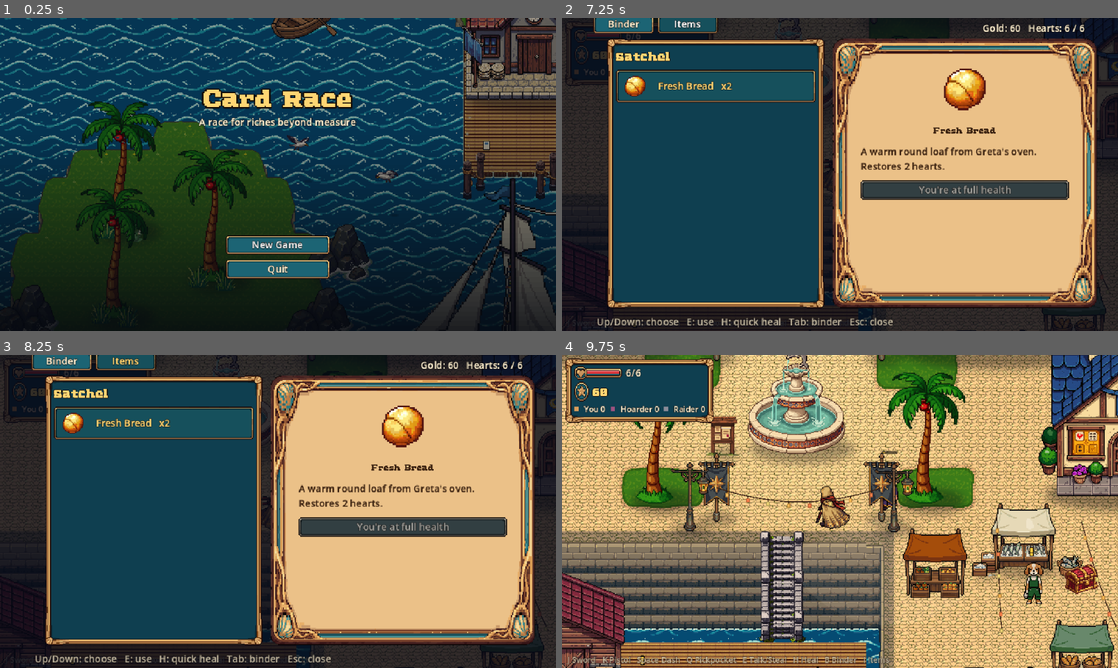
Above: before the commit, frames 1-4 (two rows, left to right).
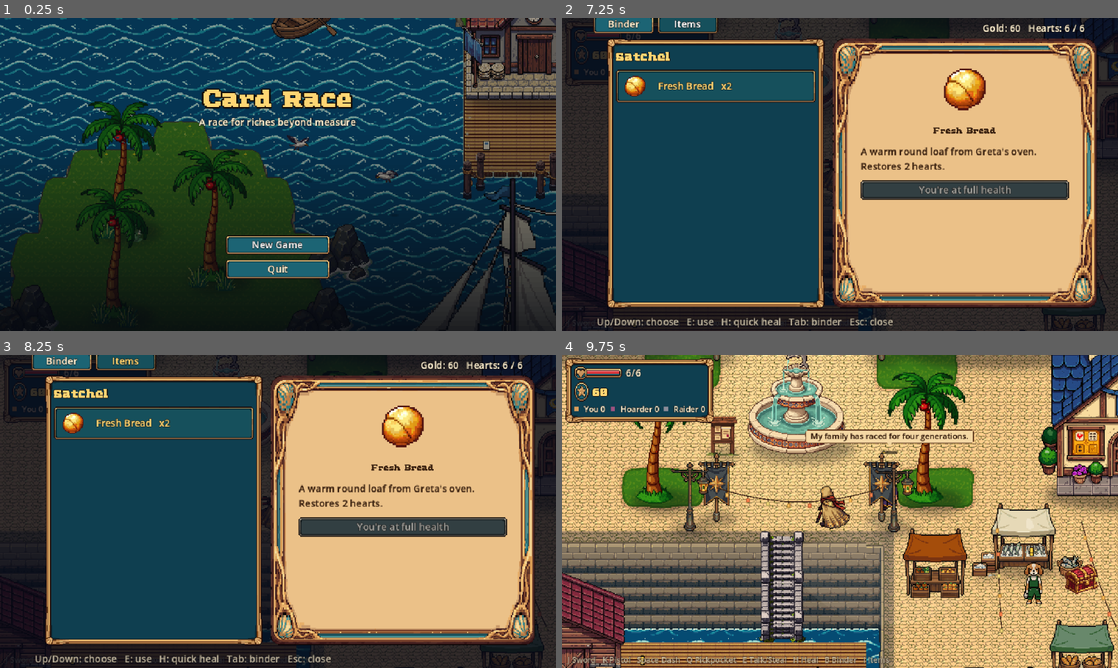
Above: after the commit, the same moments.

Repository: jnron5/greed-island
Game: Godot game, scene res://scenes/ui/title_screen.tscn
The game is run twice, just before and just after one commit, with the same random seed, the same clock (stepped at 60 frames per second) and the same inputs.
Inputs (mouse positions are in pixels of both pictures, inside the frame that each line leads up to):
- Up to frame 1 (0.25 s): no input
- Up to frame 2 (7.25 s): click "New Game" at 0.5 s; click "Rival" at 1.25 s; click "Rival" at 2 s; click "Begin the race" at 2.75 s; tap Enter (ui_accept) at 3.5, 3.77, 3.8, 4.07, 4.35, 4.52, 4.82, 5.3 s; move the mouse to (962, 158) at 3.52 s; hold D (move_right) 3.53-4.28 s; hold E (interact) 3.53-4.28 s; click (962, 158) at 3.67 s; move the mouse to (728, 190) at 4.27 s; hold S (move_down) 4.28-5.03 s; tap E (interact) at 4.55 s; move the mouse to (895, 105) at 5.02 s; hold D (move_right) 5.03-5.75 s; hold Tab (binder) 5.03-5.75 s; click "Binder" at 5.75 s; click "Items" at 6.5 s
- Up to frame 3 (8.25 s): click "Fresh Bread x2" at 7.25 s; tap Enter (ui_accept) at 8 s; move the mouse to (250, 574) at 8.02 s; hold W (move_up) from 8.03 s (still down); tap Space (dash) at 8.1 s; click (250, 574) at 8.17 s
- Up to frame 4 (9.75 s): tap Enter (ui_accept) at 8.27, 8.57, 8.75, 9.02, 9.05, 9.32, 9.5 s; tap E (interact) at 8.3 s; move the mouse to (1006, 558) at 8.77 s; release W (move_up) at 8.78 s; hold E (interact) 8.78-9.53 s; hold A (move_left) from 8.78 s (still down); move the mouse to (673, 464) at 9.52 s; tap I (items) at 9.6 s

Frames 1-3 are identical in both runs. In frame 4, 1.0% of the frame differs, in the area x 43-75%, y 23-29%.

Commit message:
Rivals talk: a word when they first run into you, when they rob you or you rob them, when they open a chest
Short lines in a speech bubble (RivalLines), each voice from its backstory: the
Raider curt and hard, the Hoarder prim and indignant, the Runner always leaving.

Co-Authored-By: Claude Opus 5.5 <noreply@anthropic.com>

Diff:
--- a/scripts/characters/rival.gd
+++ b/scripts/characters/rival.gd
@@ -70,6 +70,10 @@
 var _path_goal := Vector2.INF
 var _path_age := 0.0
 const LEAVE_TIMEOUT := 25.0
+## A line said out loud (RivalLines), shown in a bubble for a moment.
+var _speech := ""
+var _speech_time := 0.0
+var _greeted := false
 ## Draws the sight cone on the ground layer, under every character.
 var _cone := Node2D.new()
 
@@ -102,6 +106,36 @@
 	attack_hitbox.source_id = collector_id
 	attack_hitbox.damage = attack_damage
 	attack_shape.disabled = true
+	EventBus.card_stolen.connect(_on_card_stolen_line)
+
+
+## Says a line out loud for a couple of seconds (a speech bubble over the hood).
+func say(moment: StringName) -> void:
+	var line := RivalLines.pick(collector_id, moment)
+	if line != "":
+		_speech = line
+		_speech_time = RivalLines.SHOW_SECONDS
+		queue_redraw()
+
+
+func _on_card_stolen_line(thief: StringName, victim: StringName, _card: StringName, _method: StringName) -> void:
+	if thief == collector_id and victim == GameState.PLAYER:
+		say(&"stole")
+	elif victim == collector_id and thief == GameState.PLAYER:
+		say(&"robbed")
+
+
+## The first time the player comes near in this zone, a word.
+func _greet_check(delta: float) -> void:
+	if _speech_time > 0.0:
+		_speech_time -= delta
+		queue_redraw()
+	if _greeted:
+		return
+	var player := get_tree().get_first_node_in_group(&"player") as Node2D
+	if player and player.global_position.distance_to(global_position) < 110.0:
+		_greeted = true
+		say(&"greet")
 
 
 func _exit_tree() -> void:
@@ -156,6 +190,7 @@
 
 
 func _physics_process(delta: float) -> void:
+	_greet_check(delta)
 	_state_time += delta
 	_sneak_cd -= delta
 	_attack_cd -= delta
@@ -257,7 +292,8 @@
 	if gate != &"" and not GameState.opened_gates.has(gate):
 		GameState.open_gate(gate, collector_id)  # Pays like anyone else.
 	if _target is Chest and global_position.distance_to(_target.global_position) <= Chest.RANGE:
-		(_target as Chest).open_for(collector_id)
+		if (_target as Chest).open_for(collector_id):
+			say(&"chest")
 		_target = null
 		return
 	_steer_toward(_target.global_position, get_physics_process_delta_time())
@@ -517,6 +553,8 @@
 
 func _draw() -> void:
 	_cone.queue_redraw()
+	if _speech_time > 0.0 and _speech != "":
+		WorldPrompt.bubble(self, Vector2(0, -80), _speech, minf(1.0, _speech_time * 2.0))
 	# Carried (loose, stealable) cards fan out above the hood.
 	var n := carried_count()
 	for i in n:
--- /dev/null
+++ b/scripts/characters/rival_lines.gd
@@ -0,0 +1,34 @@
+class_name RivalLines
+extends RefCounted
+## What the rivals say out loud: short lines in a speech bubble when they first run
+## into you somewhere, rob you, get robbed by you, or open a chest. Each voice
+## follows its backstory (CLAUDE.md, Rivals): the Raider grew up in the Duskara mine
+## and fights for leverage, the Hoarder's family money comes from it, the Runner saw
+## it and has been running since. None of them knows what the prize really is.
+
+const LINES := {
+	&"raider": {
+		&"greet": ["You again.", "Keep your cards bound, cloak.", "Out of my way.", "Stay loose and I'll take it."],
+		&"stole": ["Mine now.", "You'll live.", "Should've bound it."],
+		&"robbed": ["...Bold.", "I'll have that back.", "You'll regret that."],
+		&"chest": ["Every card counts.", "Not leaving this for them."],
+	},
+	&"hoarder": {
+		&"greet": ["Oh. You.", "Do keep your distance.", "My family has raced for four generations.", "Mind my pack."],
+		&"stole": ["Finders keepers, dear.", "It's only a card.", "You'll find another."],
+		&"robbed": ["How dare you!", "That was mine!", "Thief! Thief!"],
+		&"chest": ["Another for the collection.", "Mother will be pleased."],
+	},
+	&"runner": {
+		&"greet": ["Not now.", "Can't stop.", "Don't follow me.", "Still racing? Good."],
+		&"stole": ["Sorry. I need it more.", "Sorry.", "Keep running."],
+		&"robbed": ["Hey!", "Fine. Keep it.", "...I've lost worse."],
+		&"chest": ["Found one.", "One more step away."],
+	},
+}
+const SHOW_SECONDS := 2.8
+
+
+static func pick(rival: StringName, moment: StringName) -> String:
+	var lines: Array = LINES.get(rival, {}).get(moment, [])
+	return "" if lines.is_empty() else lines.pick_random()
--- a/scripts/ui/world_prompt.gd
+++ b/scripts/ui/world_prompt.gd
@@ -30,6 +30,24 @@
 	ci.draw_string(font, Vector2(cap.end.x + 4, origin.y + 10), text, HORIZONTAL_ALIGNMENT_LEFT, -1, SIZE, CREAM)
 
 
+## A speech bubble: a parchment plate with dark text and a little tail, centred on
+## `center` (its bottom middle), fading with `alpha`.
+static func bubble(ci: CanvasItem, center: Vector2, text: String, alpha := 1.0) -> void:
+	var font := _font()
+	var w := font.get_string_size(text, HORIZONTAL_ALIGNMENT_LEFT, -1, SIZE).x + 10
+	var h := 14.0
+	var origin := (center - Vector2(w / 2.0, h)).round()
+	var paper := Color(0.96, 0.9, 0.76, 0.95 * alpha)
+	var edge := Color(0.36, 0.22, 0.12, alpha)
+	ci.draw_rect(Rect2(origin + Vector2(1, -1), Vector2(w - 2, h + 2)), edge)
+	ci.draw_rect(Rect2(origin + Vector2(-1, 1), Vector2(w + 2, h - 2)), edge)
+	ci.draw_rect(Rect2(origin + Vector2(1, 0), Vector2(w - 2, h)), paper)
+	ci.draw_rect(Rect2(origin + Vector2(0, 1), Vector2(w, h - 2)), paper)
+	var tip := (center + Vector2(0, 4)).round()
+	ci.draw_colored_polygon(PackedVector2Array([tip, tip + Vector2(-4, -5), tip + Vector2(4, -5)]), paper)
+	ci.draw_string(font, origin + Vector2(5, 10), text, HORIZONTAL_ALIGNMENT_LEFT, -1, SIZE, Color(INK, alpha))
+
+
 ## A bobbing marker ("!" for news, "?" for suspicion) above a character.
 static func marker(ci: CanvasItem, at: Vector2, mark: String, color: Color) -> void:
 	var bob := roundf(sin(Time.get_ticks_msec() / 220.0) * 1.5)
Not shown, added: scripts/characters/rival_lines.gd.uid
